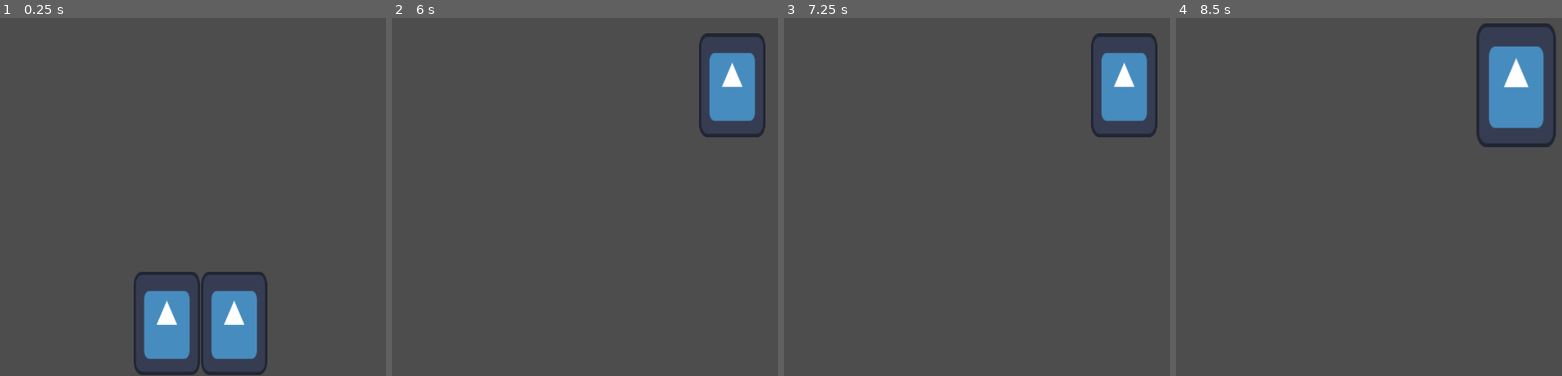
Above: before the commit, frames 1-4 (left to right).
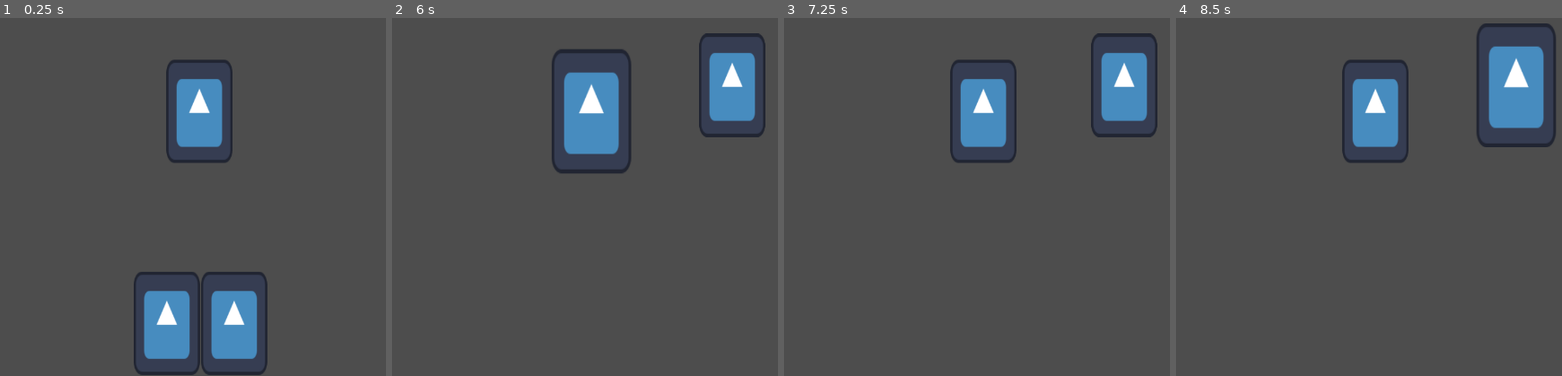
Above: after the commit, the same moments.

Repository: fabio98p/Godot_jam_Brackeys_2025.2
Game: Godot game, scene res://Cards/card_manager.tscn
Two runs of this game, one before a commit and one after it. Both use one fixed random seed, a clock stepped at 60 frames per second and the inputs below. This scene is started directly instead of the project's main scene. The engine's default icon, where the game draws it, is replaced by a stand-in: a white triangle on a blue panel in a dark square.
Inputs (mouse positions are in pixels of both pictures, inside the frame that each line leads up to):
- Up to frame 1 (0.25 s): no input
- Up to frame 2 (6 s): tap Enter at 0.5, 3.5, 5 s; drag from (627, 322) to (731, 86) at 0.52 s; drag from (557, 322) to (731, 86) at 1.27 s; move the mouse to (731, 86) at 2.02 s; click (731, 86) at 2.17 s; tap Space at 2.75, 4.25, 5.75 s; drag from (623, 254) to (731, 86) at 2.77 s; move the mouse to (outside the picture) at 3.52 s; click (outside the picture) at 3.67 s; drag from (446, 114) to (554, 71) at 4.27 s; move the mouse to (696, 175) at 5.02 s; click (696, 175) at 5.17 s; drag from (554, 71) to (731, 86) at 5.77 s
- Up to frame 3 (7.25 s): move the mouse to (outside the picture) at 6.52 s; click (outside the picture) at 6.67 s
- Up to frame 4 (8.5 s): drag from (1299, 193) to (1515, 86) at 7.27 s; move the mouse to (1515, 86) at 8.02 s; click (1515, 86) at 8.17 s

The runs differ from the first frame. In frame 1, 3.0% of the frame differs, in the area x 43-61%, y 11-41%; in frame 2, 4.2%, in the area x 41-62%, y 8-44%; in frame 3, 3.0%; in frame 4, 3.0%.

Commit message:
finisch resources for card

Diff:
--- a/Cards/Card.tscn
+++ b/Cards/Card.tscn
@@ -11,15 +11,27 @@
 img_size = Vector2(0, 0)
 sanity_cost = 0
 has_attack = false
-damage_value = 0.0
+attack_damage_value = 0.0
 attack_target_type = 0.0
-has_defense = false
-defense_value = 0.0
 has_heal = false
 heal_value = 0.0
-has_buff = false
+has_self_buff = false
 has_damage_buff = false
 damage_buff_value = 0.0
+has_defense_buff = false
+defense_buff_value = 0.0
+has_enemy_debuff = false
+has_enemy_damage_debuff = false
+damage_enemy_debuff_value = 0.0
+has_enemy_defense_debuff = false
+enemy_defense_debuff_value = 0.0
+has_enemy_damage_poison = false
+enemy_damage_poison_value = 0.0
+has_self_debuff = false
+has_self_damage_debuff = false
+damage_self_debuff_value = 0.0
+has_self_defense_debuff = false
+self_defense_debuff_value = 0.0
 metadata/_custom_type_script = "uid://bu8tp3x63dsa1"
 
 [sub_resource type="RectangleShape2D" id="RectangleShape2D_ie34q"]
--- /dev/null
+++ b/Cards/Resources/attack+heal.tres
@@ -0,0 +1,33 @@
+[gd_resource type="Resource" script_class="CardResource" load_steps=2 format=3 uid="uid://d2ggajifdbchu"]
+
+[ext_resource type="Script" uid="uid://bu8tp3x63dsa1" path="res://Cards/cardResource.gd" id="1_yygi8"]
+
+[resource]
+script = ExtResource("1_yygi8")
+name = ""
+description = ""
+img_size = Vector2(0, 0)
+sanity_cost = 0
+has_attack = true
+attack_damage_value = 10.0
+attack_target_type = 0.0
+has_heal = true
+heal_value = 25.0
+has_self_buff = false
+has_damage_buff = false
+damage_buff_value = 0.0
+has_defense_buff = false
+defense_buff_value = 0.0
+has_enemy_debuf = false
+has_enemy_damage_debuf = false
+damage_enemy_debuf_value = 0.0
+has_enemy_defense_debuf = false
+enemy_defense_debuf_value = 0.0
+has_enemy_damage_poison = false
+enemy_damage_poison_value = 0.0
+has_self_debuf = false
+has_self_damage_debuf = false
+damage_self_debuf_value = 0.0
+has_self_defense_debuf = false
+self_defense_debuf_value = 0.0
+metadata/_custom_type_script = "uid://bu8tp3x63dsa1"
--- /dev/null
+++ b/Cards/Resources/attack.tres
@@ -0,0 +1,33 @@
+[gd_resource type="Resource" script_class="CardResource" load_steps=2 format=3 uid="uid://bbo0kq26d00d4"]
+
+[ext_resource type="Script" uid="uid://bu8tp3x63dsa1" path="res://Cards/cardResource.gd" id="1_q361j"]
+
+[resource]
+script = ExtResource("1_q361j")
+name = ""
+description = ""
+img_size = Vector2(0, 0)
+sanity_cost = 0
+has_attack = false
+attack_damage_value = 10.0
+attack_target_type = 0.0
+has_heal = false
+heal_value = 25.0
+has_self_buff = false
+has_damage_buff = false
+damage_buff_value = 1.0
+has_defense_buff = false
+defense_buff_value = 2.0
+has_enemy_debuff = false
+has_enemy_damage_debuff = false
+damage_enemy_debuff_value = 3.0
+has_enemy_defense_debuff = false
+enemy_defense_debuff_value = 4.0
+has_enemy_damage_poison = false
+enemy_damage_poison_value = 5.0
+has_self_debuff = false
+has_self_damage_debuff = false
+damage_self_debuff_value = 6.0
+has_self_defense_debuff = false
+self_defense_debuff_value = 7.0
+metadata/_custom_type_script = "uid://bu8tp3x63dsa1"
--- /dev/null
+++ b/Cards/Resources/heal.tres
@@ -0,0 +1,33 @@
+[gd_resource type="Resource" script_class="CardResource" load_steps=2 format=3 uid="uid://k0p2pg35uy37"]
+
+[ext_resource type="Script" uid="uid://bu8tp3x63dsa1" path="res://Cards/cardResource.gd" id="1_nu44t"]
+
+[resource]
+script = ExtResource("1_nu44t")
+name = ""
+description = ""
+img_size = Vector2(0, 0)
+sanity_cost = 0
+has_attack = false
+attack_damage_value = 10.0
+attack_target_type = 0.0
+has_heal = true
+heal_value = 25.0
+has_self_buff = false
+has_damage_buff = false
+damage_buff_value = 0.0
+has_defense_buff = false
+defense_buff_value = 0.0
+has_enemy_debuf = false
+has_enemy_damage_debuf = false
+damage_enemy_debuf_value = 0.0
+has_enemy_defense_debuf = false
+enemy_defense_debuf_value = 0.0
+has_enemy_damage_poison = false
+enemy_damage_poison_value = 0.0
+has_self_debuf = false
+has_self_damage_debuf = false
+damage_self_debuf_value = 0.0
+has_self_defense_debuf = false
+self_defense_debuf_value = 0.0
+metadata/_custom_type_script = "uid://bu8tp3x63dsa1"
--- a/Cards/card.gd
+++ b/Cards/card.gd
@@ -2,11 +2,16 @@
 
 var starting_position
 @export var cardResource: CardResource
+var cardDataHandler: CardDataHandler
+
 signal hovered
 signal hovered_off
 
 func _ready() -> void:
 	get_parent().get_parent().connect_card_signals(self)
+
+	cardDataHandler = CardDataHandler.new(cardResource)
+	cardDataHandler.playCard("ciao")
 
 func _on_area_2d_mouse_entered() -> void:
 	emit_signal("hovered", self)
--- a/Cards/cardResource.gd
+++ b/Cards/cardResource.gd
@@ -2,33 +2,85 @@
 
 class_name CardResource
 
-#@export_group("Generic Info")
 @export var name: String
 @export_multiline var description: String
 @export var img: Texture
 @export var img_size: Vector2
 @export var sanity_cost: int
 
+# ATTACK ----------------
+@export var has_attack: bool
+@export_group("Attack Info")
+@export var attack_damage_value: float
+@export var attack_target_type: float
+@export_group("")
 
-@export var has_attack: bool
-@export_group("damage Info")
-@export var damage_value: float
-@export var attack_target_type: float
+## DEFENSE ------------------
+#@export var has_defense: bool
+#@export_group("Defense Info")
+#@export var defense_value: float
+##@export var damage_target: int
+#@export_group("")
 
-
-@export var has_defense: bool
-@export_group("Defense Info")
-@export var defense_value: float
-#@export var damage_target: int
-
-
+# HEAL ----------------------
 @export var has_heal: bool
 @export_group("Heal Info")
 @export var heal_value: float
-#@export var damage_target: int
+@export_group("")
 
-@export var has_buff: bool
-@export_group("Damage Buff")
+# BUFF -------------------------
+@export var has_self_buff: bool
+@export_group("Buff Info")
+
+# DAMAGE BUFF
 @export var has_damage_buff: bool
 @export_subgroup("Damage Buff Info")
 @export var damage_buff_value: float
+@export_subgroup("")
+
+# DEFENSE BUFF
+@export var has_defense_buff: bool
+@export_subgroup("Defense Buff Info")
+@export var defense_buff_value: float
+@export_subgroup("")
+@export_group("")
+
+# ENEMY DEBUFF ------------------------
+@export var has_enemy_debuff: bool
+@export_group("Enemy Debuff Info")
+
+# ENEMY DAMAGE DEBUFF
+@export var has_enemy_damage_debuff: bool
+@export_subgroup("Damage Debuff Info")
+@export var damage_enemy_debuff_value: float
+@export_subgroup("")
+
+# ENEMY DEFENSE DEBUFF
+@export var has_enemy_defense_debuff: bool
+@export_subgroup("Defense Debuff Info")
+@export var enemy_defense_debuff_value: float
+@export_subgroup("")
+
+# ENEMY POISON APPLAY
+@export var has_enemy_damage_poison: bool
+@export_subgroup("Damage Poison Info")
+@export var enemy_damage_poison_value: float
+@export_subgroup("")
+@export_group("")
+
+# SELF DEBUFF ------------------------
+@export var has_self_debuff: bool
+@export_group("Self Debuff Info")
+
+# SELF DAMAGE DEBUFF
+@export var has_self_damage_debuff: bool
+@export_subgroup("Damage Debuff Info")
+@export var damage_self_debuff_value: float
+@export_subgroup("")
+
+# SELF DEFENSE DEBUFF
+@export var has_self_defense_debuff: bool
+@export_subgroup("Defense Debuff Info")
+@export var self_defense_debuff_value: float
+@export_subgroup("")
+@export_group("")
--- /dev/null
+++ b/Cards/card_data_handler.gd
@@ -0,0 +1,180 @@
+extends Node
+class_name CardDataHandler
+
+# Generic info
+var cardName: String:
+	get:
+		return cardName
+var description: String:
+	get:
+		return description
+var img: Texture:
+	get:
+		return img
+var img_size: Vector2:
+	get:
+		return img_size
+var sanity_cost: int:
+	get:
+		return sanity_cost
+
+# ATTACK ----------------
+var has_attack: bool
+var attack_damage_value: float
+var attack_target_type: float
+
+# HEAL ----------------------
+var has_heal: bool
+var heal_value: float
+
+# BUFF -------------------------
+var has_self_buff: bool
+
+var has_damage_buff: bool
+var damage_buff_value: float
+
+var has_defense_buff: bool
+var defense_buff_value: float
+
+# ENEMY DEBUFF ------------------------
+var has_enemy_debuff: bool
+
+var has_enemy_damage_debuff: bool
+var damage_enemy_debuff_value: float
+
+var has_enemy_defense_debuff: bool
+var enemy_defense_debuff_value: float
+
+var has_enemy_damage_poison: bool
+var enemy_damage_poison_value: float
+
+# SELF DEBUFF ------------------------
+var has_self_debuff: bool
+
+var has_self_damage_debuff: bool
+var damage_self_debuff_value: float
+
+var has_self_defense_debuff: bool
+var self_defense_debuff_value: float
+
+
+
+func _init(cardResource: CardResource) -> void:
+	cardName = cardResource.name
+	description = cardResource.description
+	img = cardResource.img
+	img_size = cardResource.img_size
+	sanity_cost = cardResource.sanity_cost
+
+	#Attack
+	has_attack = cardResource.has_attack
+	if has_attack:
+		attack_damage_value = cardResource.attack_damage_value
+		attack_target_type = cardResource.attack_target_type
+
+	#Heal
+	has_heal = cardResource.has_heal
+	if has_heal:
+		heal_value = cardResource.heal_value
+
+	#Buff
+	has_self_buff = cardResource.has_self_buff
+	if has_self_buff:
+		has_damage_buff = cardResource.has_damage_buff
+		if has_damage_buff:
+			damage_buff_value = cardResource.damage_buff_value
+
+		has_defense_buff = cardResource.has_defense_buff
+		if has_defense_buff:
+			defense_buff_value = cardResource.defense_buff_value
+
+
+	#Enemy Debuff
+	has_enemy_debuff = cardResource.has_enemy_debuff
+	if has_enemy_debuff:
+		has_enemy_damage_debuff = cardResource.has_enemy_damage_debuff
+		if has_enemy_damage_debuff:
+			damage_enemy_debuff_value = cardResource.damage_enemy_debuff_value
+
+		has_enemy_defense_debuff = cardResource.has_enemy_defense_debuff
+		if has_enemy_defense_debuff:
+			enemy_defense_debuff_value = cardResource.enemy_defense_debuff_value
+
+		has_enemy_damage_poison = cardResource.has_enemy_damage_poison
+		if has_enemy_damage_poison:
+			enemy_damage_poison_value = cardResource.enemy_damage_poison_value
+
+	#Self Debuff
+	has_self_debuff = cardResource.has_self_debuff
+	if has_self_debuff:
+		has_self_damage_debuff = cardResource.has_self_damage_debuff
+		if has_self_damage_debuff:
+			damage_self_debuff_value = cardResource.damage_self_debuff_value
+
+		has_self_defense_debuff = cardResource.has_self_defense_debuff
+		if has_self_defense_debuff:
+			self_defense_debuff_value = cardResource.self_defense_debuff_value
+
+func playCard(target:String):
+	print("play")
+
+	# Attack Part
+	if has_attack:
+		attack_enemy(attack_damage_value, target)
+
+	# Heal Part
+	if has_heal:
+		healSelf(heal_value)
+
+	# Self Buff
+	if has_self_buff:
+		if has_damage_buff:
+			apply_self_damage_buff(damage_buff_value)
+		if has_defense_buff:
+			apply_self_defense_buff(defense_buff_value)
+
+	# Enemy Debuff
+	if has_enemy_debuff:
+		if has_enemy_damage_debuff:
+			apply_enemy_damage_debuff(damage_enemy_debuff_value, target)
+		if has_enemy_defense_debuff:
+			apply_enemy_defense_debuff(enemy_defense_debuff_value, target)
+		if has_enemy_damage_poison:
+			apply_enemy_poison(enemy_damage_poison_value, target)
+
+	# Self Debuf
+	if has_self_debuff:
+		if has_self_damage_debuff:
+			apply_self_damage_debuff(damage_self_debuff_value)
+		if has_self_defense_debuff:
+			apply_self_defense_debuff(self_defense_debuff_value)
+
+func attack_enemy(damage: float, target: String):
+	print("attack " + target + " enemy with:" + str(damage))
+
+func healSelf(heal: float):
+	print("heal self of with:" + str(heal))
+
+# Buff
+func apply_self_damage_buff(damage_buff: float):
+	print("self damage buff:" + str(damage_buff))
+
+func apply_self_defense_buff(defense_buff: float):
+	print("self defense buff:" + str(defense_buff))
+
+# Enemy Debuff
+func apply_enemy_damage_debuff(damage_enemy_debuff: float, target: String):
+	print("add attack debuff to  " + target + " enemy with:" + str(damage_enemy_debuff))
+
+func apply_enemy_defense_debuff(enemy_defense_debuff: float, target: String):
+	print("add defense debuff to  " + target + " enemy with:" + str(enemy_defense_debuff))
+
+func apply_enemy_poison(damage_enemy_debuff: float, target: String):
+	print("ad poison to " + target + " enemy with:" + str(damage_enemy_debuff))
+
+# Self Debuff
+func apply_self_damage_debuff(damage_self_debuff):
+	print("self attack debuff:" + str(damage_self_debuff))
+
+func apply_self_defense_debuff(self_defense_debuff):
+	print("self defense debuff:" + str(self_defense_debuff))
--- a/Cards/card_manager.tscn
+++ b/Cards/card_manager.tscn
@@ -1,8 +1,9 @@
-[gd_scene load_steps=4 format=3 uid="uid://bu424fog720wr"]
+[gd_scene load_steps=5 format=3 uid="uid://bu424fog720wr"]
 
 [ext_resource type="Script" uid="uid://bubk7tayba5r2" path="res://Cards/card_manager.gd" id="1_cpwxc"]
 [ext_resource type="PackedScene" uid="uid://djnmn7lgn6yma" path="res://Cards/Card.tscn" id="2_fkyc7"]
-[ext_resource type="Script" uid="uid://chbloijc35cm1" path="res://Cards/player_hands.gd" id="3_hdhnw"]
+[ext_resource type="Resource" uid="uid://bbo0kq26d00d4" path="res://Cards/Resources/attack.tres" id="3_ajkw5"]
+[ext_resource type="Script" path="res://Cards/player_hands.gd" id="3_hdhnw"]
 
 [node name="CardManager" type="Node2D"]
 script = ExtResource("1_cpwxc")
@@ -12,8 +13,8 @@
 [node name="Cards" type="Node" parent="."]
 
 [node name="Card" parent="Cards" instance=ExtResource("2_fkyc7")]
-visible = false
 position = Vector2(517, 248)
+cardResource = ExtResource("3_ajkw5")
 
 [node name="PlayerHands" type="Node2D" parent="."]
 script = ExtResource("3_hdhnw")
Not shown: 1 places in Cards/Card.tscn that only renumber resources
Not shown, added: Cards/card_data_handler.gd.uid
